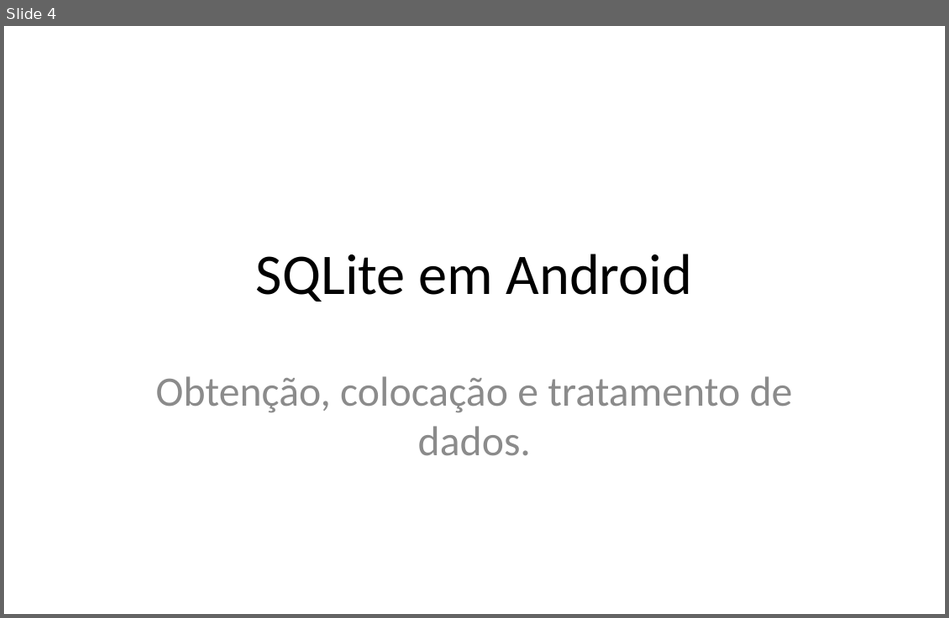
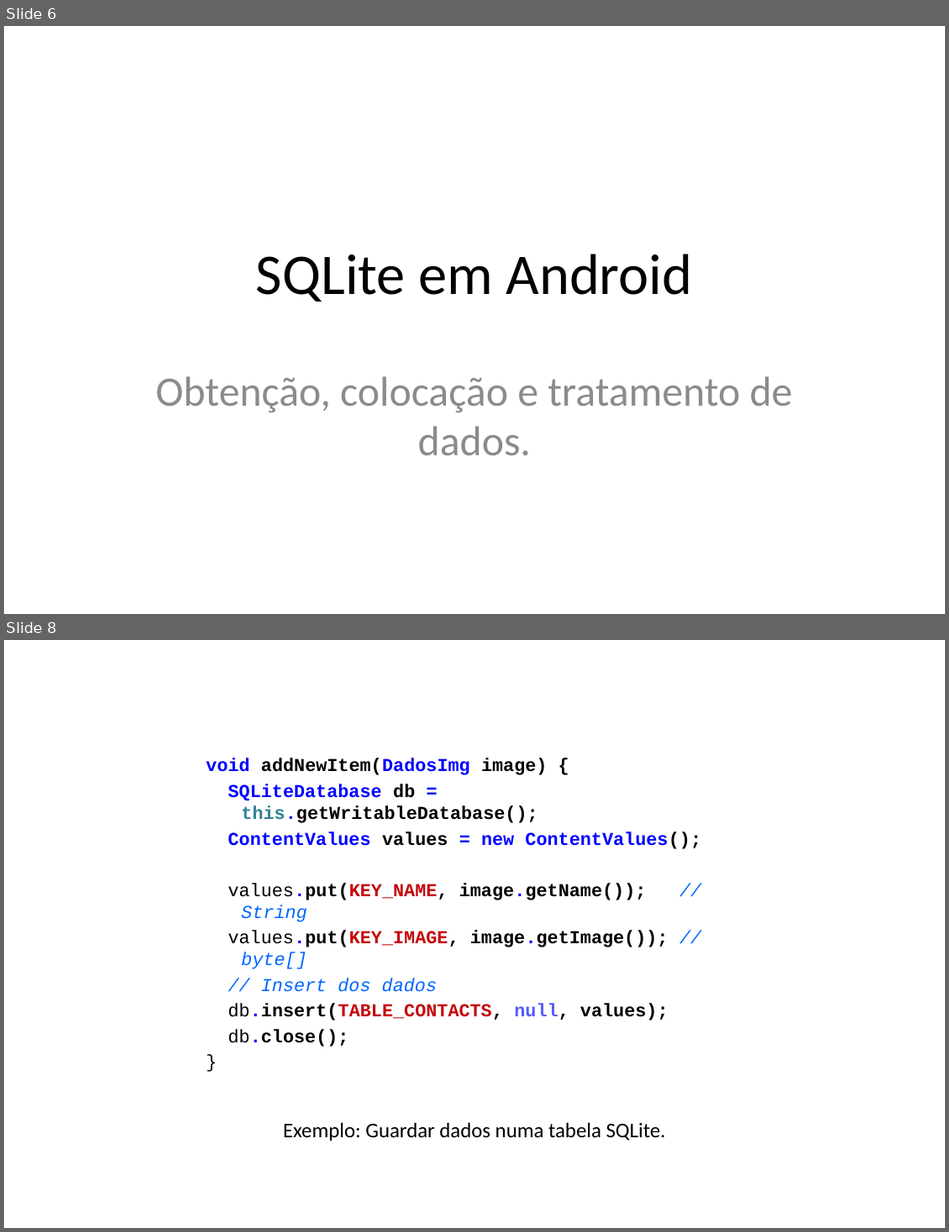
Before and after one commit to iptomar/letrinhas_si, a slide deck: Apresentacoes/v02.pptx. Shown one above the other, each under a label of ours: slide 4 before the commit, slides 6 and 8 after it; the slides between them are not shown. The pictures are 949x618 and 949x1232 pixels, drawn with LibreOffice and Linux fonts; fonts in the diff are those of the drawing; background and template pictures are left out. Boxes give left, top, right and bottom in pixels: in the first picture for what was removed or moved away, otherwise in the second. Text is boxed around its words. In the diff, an @@ line names an element or a change of style, - is before the commit and + after.

```diff
--- a/Apresentacoes/v02.pptx
+++ b/Apresentacoes/v02.pptx
@@ slide 8 added at [4, 640, 945, 1228], background #FFFFFF @@
@@ text added at [206, 758, 701, 1047], 14 pt, text #000000, bold @@
+void addNewItem(DadosImg image) {
+SQLiteDatabase db = this.getWritableDatabase();
+ContentValues values = new ContentValues();
+values.put(KEY_NAME, image.getName()); // String
+values.put(KEY_IMAGE, image.getImage()); // byte[]
+// Insert dos dados
+db.insert(TABLE_CONTACTS, null, values);
+db.close();
+}
@@ text added at [283, 1122, 666, 1141], 16 pt, text #000000 @@
+Exemplo: Guardar dados numa tabela SQLite.
@@ what was slide 4 is now slide 6 @@
```
Also in this commit, not shown: 2 slides changed, 10 other slides added.
